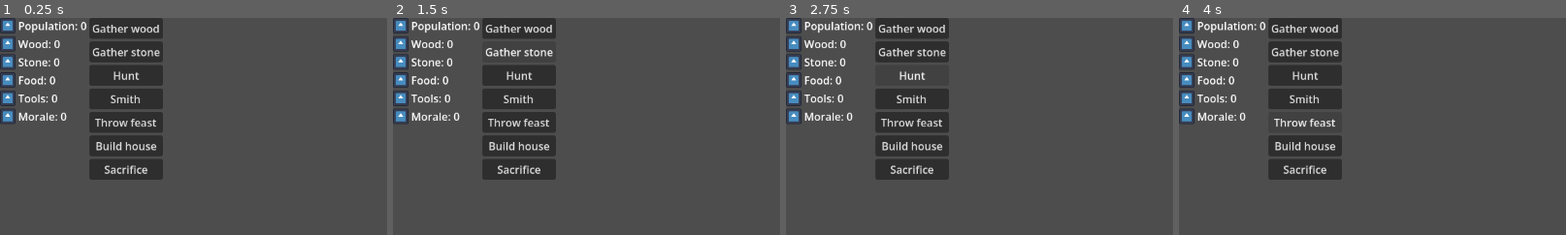
Above: before the commit, frames 1-4 (left to right).
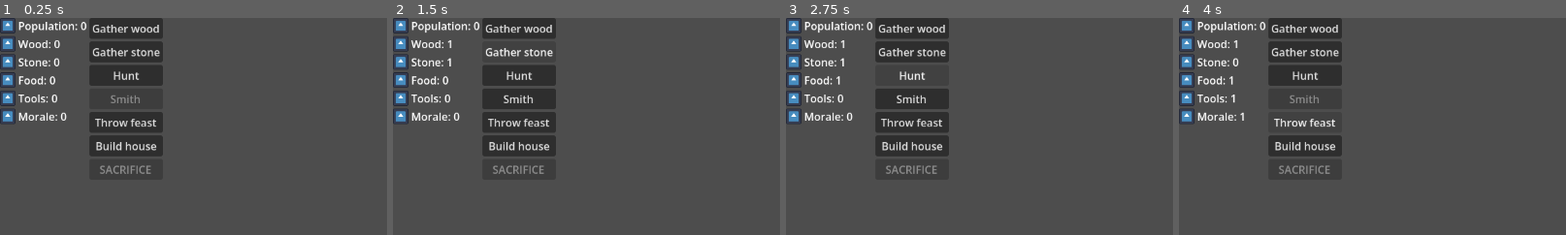
Above: after the commit, the same moments.

Repository: Gugubo/Inevitable
Game: Godot game, scene res://main.tscn
Same seed, same stepped clock (60 frames per second), same inputs: the game is played once before the commit and once after it. The engine's default icon, where the game draws it, is replaced by a stand-in: a white triangle on a blue panel in a dark square.
Inputs:
- Up to frame 1 (0.25 s): no input
- Up to frame 2 (1.5 s): click "Gather wood" at 0.5 s; click "Gather stone" at 1.25 s
- Up to frame 3 (2.75 s): click "Hunt" at 2 s
- Up to frame 4 (4 s): click "Smith" at 2.75 s; click "Throw feast" at 3.5 s
The pictures show only the part of the screen within x 0-50%, y 0-50%; the shares and areas given below are measured in that part.

The runs differ from the first frame. In frame 1, 0.5% of the frame differs, in the area x 25-40%, y 35-72%; in frame 2, 0.5%; in frame 3, 0.5%; in frame 4, 0.7%, in the area x 12-40%, y 10-72%.

Commit message:
Add action system

Diff:
--- /dev/null
+++ b/action_button.gd
@@ -0,0 +1,37 @@
+class_name ActionButton
+extends Button
+
+@export var action: Action
+
+func _ready() -> void:
+	GameState.inventory_changed.connect(_on_inventory_changed)
+
+	text = action.name
+
+	update_state()
+
+
+func _on_inventory_changed(item: GameState.Item) -> void:
+	update_state()
+
+
+func _on_pressed() -> void:
+	# Make sure we have the required items
+	if not GameState.has_items(action.required_items):
+		return
+
+	# Add runner
+	var runner = ActionRunner.new()
+	add_child(runner)
+	runner.action_completed.connect(_on_completed)
+	runner.start(action)
+
+	update_state()
+
+
+func _on_completed(loot: Dictionary[GameState.Item, int]) -> void:
+	update_state() # Not really needed because inventory change already triggers an update
+
+
+func update_state() -> void:
+	disabled = not GameState.has_items(action.required_items)
--- /dev/null
+++ b/action_button.tscn
@@ -0,0 +1,9 @@
+[gd_scene format=3 uid="uid://uc1lc4i3of7i"]
+
+[ext_resource type="Script" uid="uid://dnvyerpmph6g3" path="res://action_button.gd" id="1_hae2l"]
+
+[node name="ActionButton" type="Button" unique_id=320675261]
+text = "Action"
+script = ExtResource("1_hae2l")
+
+[connection signal="pressed" from="." to="." method="_on_pressed"]
--- /dev/null
+++ b/action_runner.gd
@@ -0,0 +1,36 @@
+class_name ActionRunner
+extends Node
+
+signal action_completed(loot: Dictionary[GameState.Item, int])
+
+var action: Action
+var _timer: SceneTreeTimer
+
+func start(new_action: Action) -> void:
+	action = new_action
+
+	# Remove items from inventory
+	GameState.consume_items(action.required_items)
+
+	# Create timer
+	_timer = get_tree().create_timer(action.duration)
+	_timer.timeout.connect(_on_complete)
+
+
+func _on_complete() -> void:
+	var gathered_loot: Dictionary[GameState.Item, int]
+
+	# Roll loot
+	for loot_item in action.loot:
+		var amount = randi_range(loot_item.min_amount, loot_item.max_amount)
+		if amount > 0:
+			gathered_loot[loot_item.item] = amount
+
+	# Add loot to inventory
+	for item in gathered_loot:
+		GameState.add_item(item, gathered_loot[item])
+
+	action_completed.emit(gathered_loot)
+
+	# Cease to exist
+	queue_free()
--- a/main.tscn
+++ b/main.tscn
@@ -1,6 +1,93 @@
 [gd_scene format=3 uid="uid://tq2gb80av05a"]
 
 [ext_resource type="PackedScene" uid="uid://b1jknid0wh26y" path="res://inventory_item.tscn" id="1_ig7tw"]
+[ext_resource type="PackedScene" uid="uid://uc1lc4i3of7i" path="res://action_button.tscn" id="2_0xm2m"]
+[ext_resource type="Script" uid="uid://c0v0us8icuuq5" path="res://loot.gd" id="3_1bvp3"]
+[ext_resource type="Script" uid="uid://dywud87lul1w7" path="res://action.gd" id="3_h2yge"]
+
+[sub_resource type="Resource" id="Resource_7mycd"]
+script = ExtResource("3_1bvp3")
+item = 1
+metadata/_custom_type_script = "uid://c0v0us8icuuq5"
+
+[sub_resource type="Resource" id="Resource_272bh"]
+script = ExtResource("3_h2yge")
+name = "Gather wood"
+loot = Array[ExtResource("3_1bvp3")]([SubResource("Resource_7mycd")])
+metadata/_custom_type_script = "uid://dywud87lul1w7"
+
+[sub_resource type="Resource" id="Resource_1bvp3"]
+script = ExtResource("3_1bvp3")
+item = 2
+metadata/_custom_type_script = "uid://c0v0us8icuuq5"
+
+[sub_resource type="Resource" id="Resource_w48qg"]
+script = ExtResource("3_h2yge")
+name = "Gather stone"
+loot = Array[ExtResource("3_1bvp3")]([SubResource("Resource_1bvp3")])
+metadata/_custom_type_script = "uid://dywud87lul1w7"
+
+[sub_resource type="Resource" id="Resource_5vw27"]
+script = ExtResource("3_1bvp3")
+item = 3
+metadata/_custom_type_script = "uid://c0v0us8icuuq5"
+
+[sub_resource type="Resource" id="Resource_kek77"]
+script = ExtResource("3_h2yge")
+name = "Hunt"
+loot = Array[ExtResource("3_1bvp3")]([SubResource("Resource_5vw27")])
+metadata/_custom_type_script = "uid://dywud87lul1w7"
+
+[sub_resource type="Resource" id="Resource_efxa6"]
+script = ExtResource("3_1bvp3")
+item = 4
+metadata/_custom_type_script = "uid://c0v0us8icuuq5"
+
+[sub_resource type="Resource" id="Resource_4c57u"]
+script = ExtResource("3_h2yge")
+name = "Smith"
+required_items = Dictionary[int, int]({
+2: 1
+})
+loot = Array[ExtResource("3_1bvp3")]([SubResource("Resource_efxa6")])
+metadata/_custom_type_script = "uid://dywud87lul1w7"
+
+[sub_resource type="Resource" id="Resource_ycdy4"]
+script = ExtResource("3_1bvp3")
+item = 5
+metadata/_custom_type_script = "uid://c0v0us8icuuq5"
+
+[sub_resource type="Resource" id="Resource_dg77c"]
+script = ExtResource("3_h2yge")
+name = "Throw feast"
+loot = Array[ExtResource("3_1bvp3")]([SubResource("Resource_ycdy4")])
+metadata/_custom_type_script = "uid://dywud87lul1w7"
+
+[sub_resource type="Resource" id="Resource_vivmo"]
+script = ExtResource("3_1bvp3")
+metadata/_custom_type_script = "uid://c0v0us8icuuq5"
+
+[sub_resource type="Resource" id="Resource_2cqfq"]
+script = ExtResource("3_h2yge")
+name = "Build house"
+loot = Array[ExtResource("3_1bvp3")]([SubResource("Resource_vivmo")])
+metadata/_custom_type_script = "uid://dywud87lul1w7"
+
+[sub_resource type="Resource" id="Resource_yaehf"]
+script = ExtResource("3_1bvp3")
+item = 5
+min_amount = -1
+max_amount = -1
+metadata/_custom_type_script = "uid://c0v0us8icuuq5"
+
+[sub_resource type="Resource" id="Resource_lquwl"]
+script = ExtResource("3_h2yge")
+name = "SACRIFICE"
+required_items = Dictionary[int, int]({
+0: 1
+})
+loot = Array[ExtResource("3_1bvp3")]([SubResource("Resource_yaehf")])
+metadata/_custom_type_script = "uid://dywud87lul1w7"
 
 [node name="Main" type="Node2D" unique_id=301375471]
 
@@ -37,30 +124,30 @@
 [node name="Buttons" type="VBoxContainer" parent="HBoxContainer" unique_id=636371600]
 layout_mode = 2
 
-[node name="ButtonGatherWood" type="Button" parent="HBoxContainer/Buttons" unique_id=1869758800]
+[node name="ButtonGatherWood" parent="HBoxContainer/Buttons" unique_id=1860367952 instance=ExtResource("2_0xm2m")]
 layout_mode = 2
-text = "Gather wood"
+action = SubResource("Resource_272bh")
 
-[node name="ButtonGatherStone" type="Button" parent="HBoxContainer/Buttons" unique_id=1842576742]
+[node name="ButtonGatherStone" parent="HBoxContainer/Buttons" unique_id=907666310 instance=ExtResource("2_0xm2m")]
 layout_mode = 2
-text = "Gather stone"
+action = SubResource("Resource_w48qg")
 
-[node name="ButtonHunt" type="Button" parent="HBoxContainer/Buttons" unique_id=1878059985]
+[node name="ButtonHunt" parent="HBoxContainer/Buttons" unique_id=320675261 instance=ExtResource("2_0xm2m")]
 layout_mode = 2
-text = "Hunt"
+action = SubResource("Resource_kek77")
 
-[node name="ButtonSmith" type="Button" parent="HBoxContainer/Buttons" unique_id=1613647714]
+[node name="ButtonSmith" parent="HBoxContainer/Buttons" unique_id=634532232 instance=ExtResource("2_0xm2m")]
 layout_mode = 2
-text = "Smith"
+action = SubResource("Resource_4c57u")
 
-[node name="ButtonThrowFeast" type="Button" parent="HBoxContainer/Buttons" unique_id=1934844816]
+[node name="ButtonThrowFeast" parent="HBoxContainer/Buttons" unique_id=1182038105 instance=ExtResource("2_0xm2m")]
 layout_mode = 2
-text = "Throw feast"
+action = SubResource("Resource_dg77c")
 
-[node name="ButtonBuildHouse" type="Button" parent="HBoxContainer/Buttons" unique_id=551921350]
+[node name="ButtonBuildHouse" parent="HBoxContainer/Buttons" unique_id=1221942816 instance=ExtResource("2_0xm2m")]
 layout_mode = 2
-text = "Build house"
+action = SubResource("Resource_2cqfq")
 
-[node name="ButtonSacrifice" type="Button" parent="HBoxContainer/Buttons" unique_id=1152603484]
+[node name="ButtonSacrifice" parent="HBoxContainer/Buttons" unique_id=732417558 instance=ExtResource("2_0xm2m")]
 layout_mode = 2
-text = "Sacrifice"
+action = SubResource("Resource_lquwl")
Not shown, added: action_button.gd.uid
Not shown, added: action_runner.gd.uid
